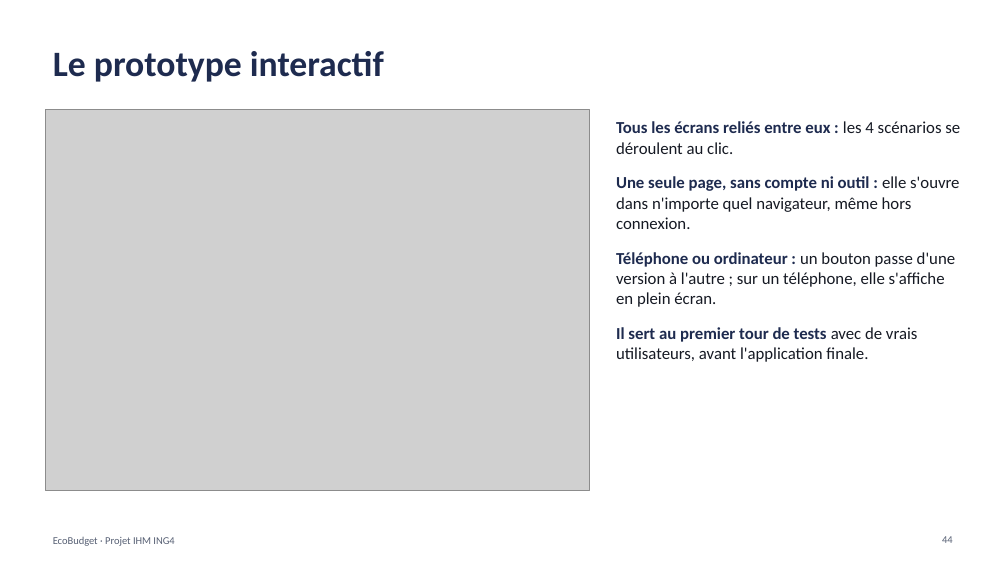
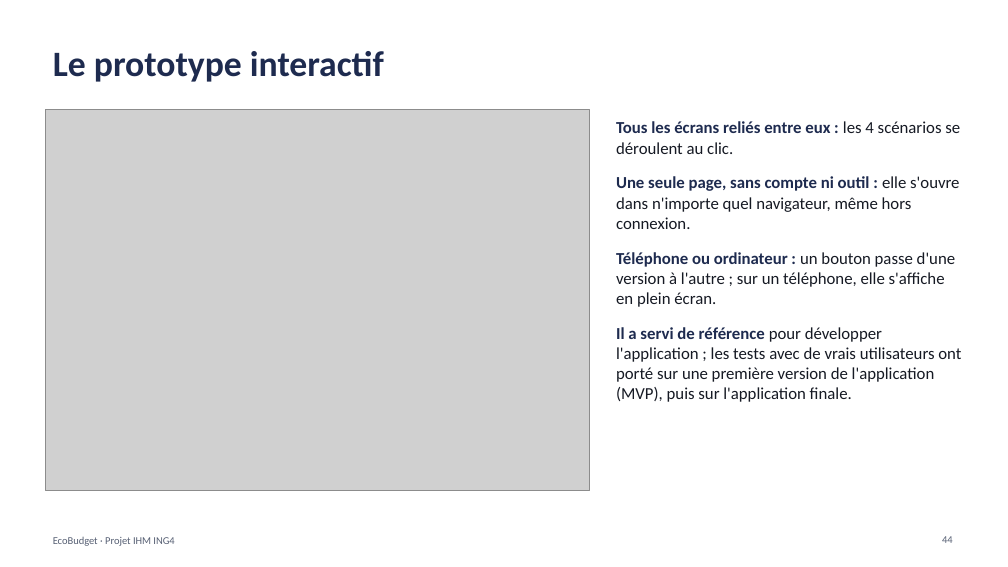
Before and after one commit to kaderouadahi/EcoBudget, a slide deck: slide 44 of livrables/EcoBudget.pptx. Drawn at 1008x567 pixels with LibreOffice and Linux fonts; fonts in the diff are those of the drawing; grey boxes stand for pictures. Boxes give left, top, right and bottom in pixels: in the first picture for what was removed or moved away, otherwise in the second. Text is boxed around its words. In the diff, an @@ line names an element or a change of style, - is before the commit and + after.

Commit message:
docs: diaporama, tests sur le MVP, testeurs et changements issus des tests

```diff
--- a/livrables/EcoBudget.pptx
+++ b/livrables/EcoBudget.pptx
@@ text at (x1=616, y1=327, x2=961, y2=402): text changed @@
-Il sert au premier tour de tests avec de vrais utilisateurs, avant l'application finale.
+Il a servi de référence pour développer l'application ; les tests avec de vrais utilisateurs ont porté sur une première version de l'application (MVP), puis sur l'application finale.
```
Also in this commit, not shown: 2 other slides changed, 2 slides added, 1 other file.
